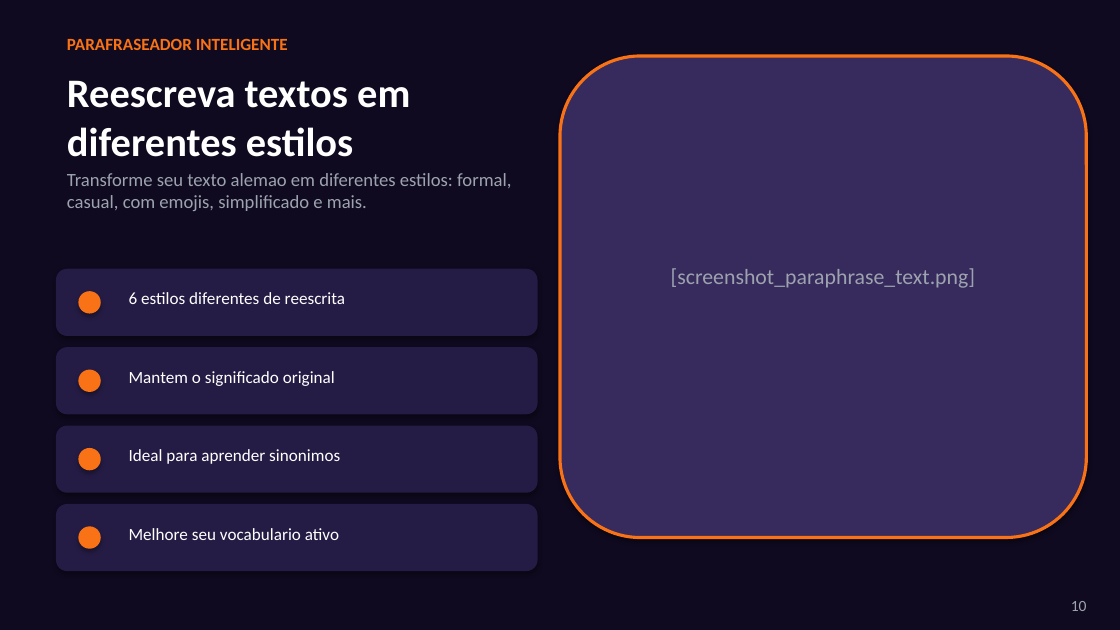
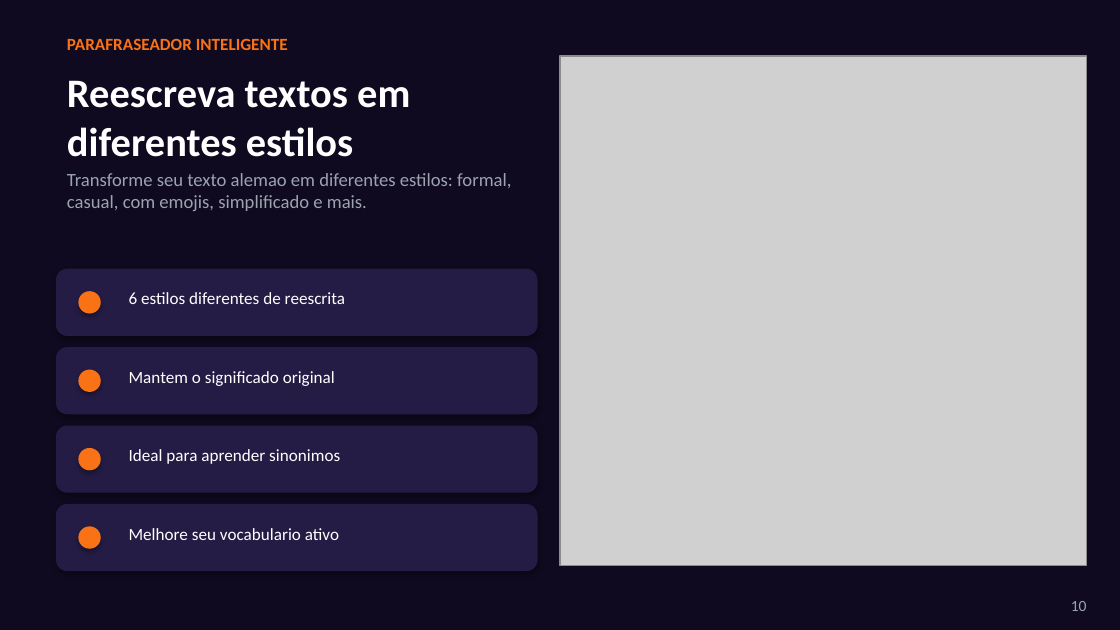
Before and after one commit to ImmoNeural/Correctmemycleverbot, a slide deck: slide 10 of CorrectMe_Apresentacao.pptx. Drawn at 1120x630 pixels with LibreOffice and Linux fonts; fonts in the diff are those of the drawing; grey boxes stand for pictures. Boxes give left, top, right and bottom in pixels: in the first picture for what was removed or moved away, otherwise in the second. Text is boxed around its words. In the diff, an @@ line names an element or a change of style, - is before the commit and + after.

```diff
--- a/CorrectMe_Apresentacao.pptx
+++ b/CorrectMe_Apresentacao.pptx
@@ rounded rectangle removed at <box>560,56,1086,538</box> @@
@@ picture added at <box>560,56,1086,566</box> @@
@@ text removed at <box>671,268,975,288</box> @@
-[screenshot_paraphrase_text.png]
```
Also in this commit, not shown: 2 other slides changed, 3 other files.
